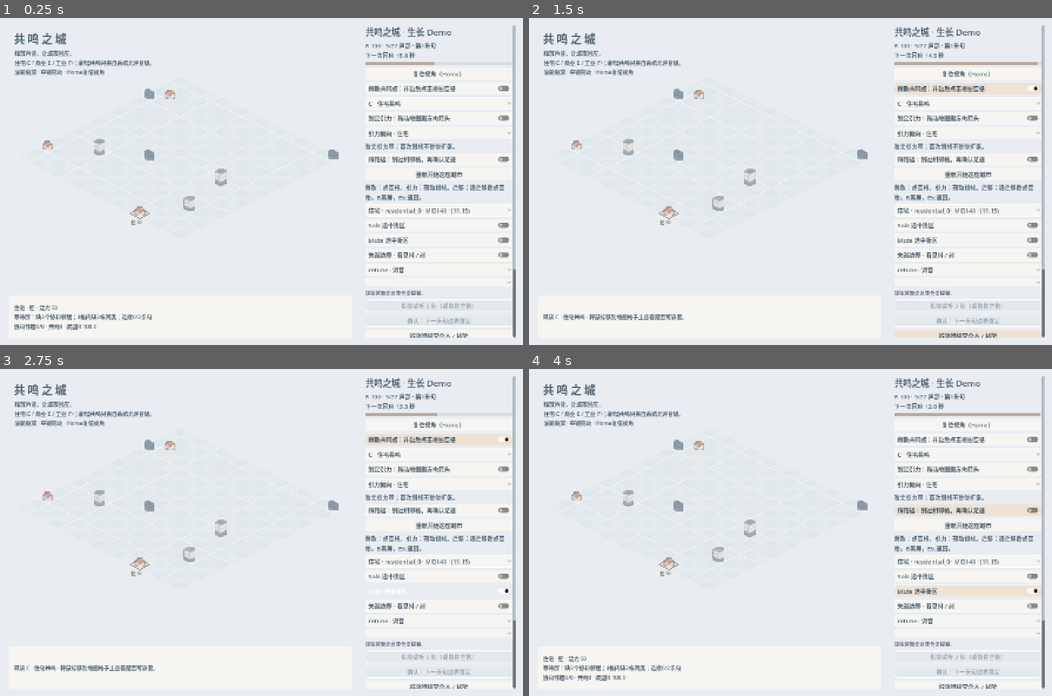
Above: before the commit, frames 1-4 (two rows, left to right).
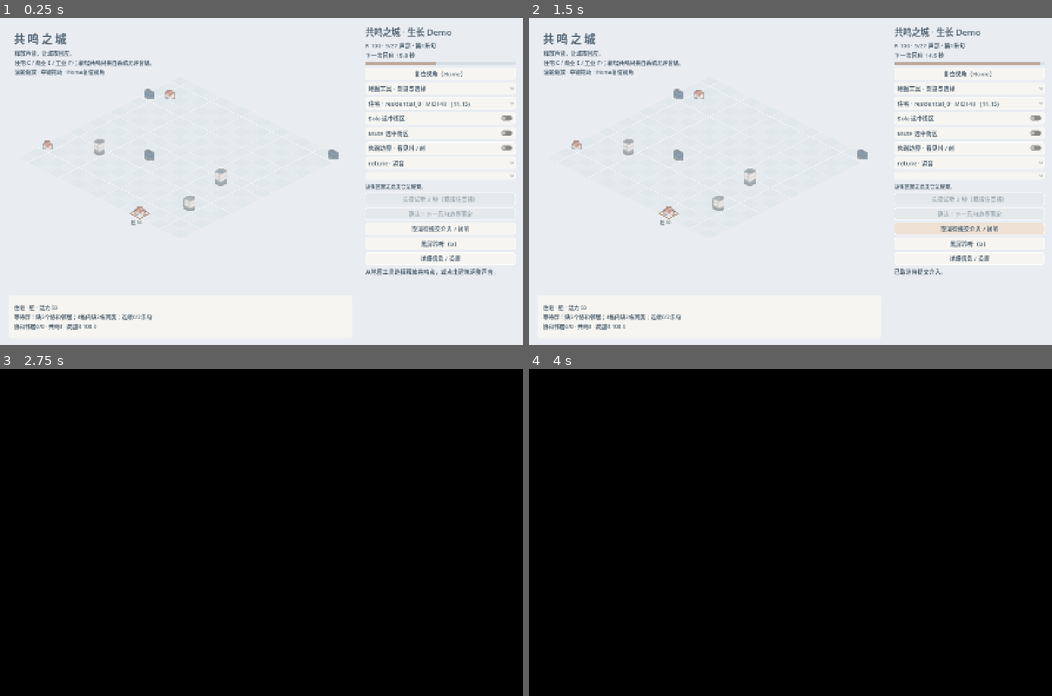
Above: after the commit, the same moments.

Repository: Lbwnb6969/resonance-city
Game: Godot game, scene res://scenes/p0_main.tscn
Two runs of this game, one before a commit and one after it. Both use one fixed random seed, a clock stepped at 60 frames per second and the inputs below.
Inputs (mouse positions are in pixels of both pictures, inside the frame that each line leads up to):
- Up to frame 1 (0.25 s): no input
- Up to frame 2 (1.5 s): click (968, 89) at 0.5 s, where only the run after the commit has a clickable "地图工具 · 浏览与选择"; click "取消待提交介入 / 试听" at 1.25 s
- Up to frame 3 (2.75 s): click (439, 594) at 2 s, where only the run after the commit has a clickable "黑屏聆听（B）"
- Up to frame 4 (4 s): click (968, 509) at 2.75 s, where only the run before the commit has a clickable "踩路径：划过相邻格，再确认足迹"; click (968, 509) at 3.5 s, where only the run before the commit has a clickable "踩路径：划过相邻格，再确认足迹"

The runs differ from the first frame. In frame 1, 4.8% of the frame differs, in the area x 69-99%, y 2-98%; in frame 2, 7.1%; in frame 3, 100%, in the area x 0-100%, y 0-100%; in frame 4, 100%.

Commit message:
UI-004: keep core actions visible in a contextual demo panel

Diff:
--- a/scripts/ui/p0_main.gd
+++ b/scripts/ui/p0_main.gd
@@ -50,6 +50,9 @@
 var draft_button: CheckButton
 var draft_bias: OptionButton
 var draft_state: Label
+var map_tool: OptionButton
+var tool_hint: Label
+var details_button: Button
 var diagnosis_button: CheckButton
 var reduced_motion_button: CheckButton
 var diagnosis_legend: Label
@@ -111,6 +114,7 @@
 		result.set_color("font_color",kind,Color("526473"))
 		result.set_color("font_hover_color",kind,Color("40586b"))
 		result.set_color("font_pressed_color",kind,Color("40586b"))
+		result.set_color("font_hover_pressed_color",kind,Color("40586b"))
 		result.set_color("font_disabled_color",kind,Color("9eabb4"))
 	for state in ["normal","hover","pressed","disabled"]:
 		var box := StyleBoxFlat.new()
@@ -159,6 +163,12 @@
 	beat_progress.custom_minimum_size.y = 8
 	controls.add_child(beat_progress)
 	_button("复位视角（Home）","ResetView").pressed.connect(func() -> void: city_view.reset_view())
+	map_tool = OptionButton.new()
+	map_tool.name = "MapTool"
+	for text in ["地图工具 · 浏览与选择","地图工具 · 释放共鸣点","地图工具 · 划定引力","地图工具 · 踩路径"]:
+		map_tool.add_item(text)
+	controls.add_child(map_tool)
+	map_tool.item_selected.connect(_set_map_tool)
 	release_button = CheckButton.new()
 	release_button.name = "ReleaseMode"
 	release_button.text = "释放共鸣点：开启后点击地图空格"
@@ -223,6 +233,8 @@
 		else:
 			city_view.tread_candidate.clear())
 	controls.add_child(tread_button)
+	tool_hint = _label("点击建筑，听它的声音或调整方案。","ToolHint")
+	tool_hint.add_theme_font_size_override("font_size",14)
 	_button("重新开始这座城市","Restart").pressed.connect(func() -> void: get_tree().reload_current_scene())
 	_label("释放：点空格。引力：拖动划线。迁移：选迁移后点空格。B黑屏，Esc返回。","Instructions")
 	district_select = OptionButton.new()
@@ -257,7 +269,7 @@
 	reduced_motion_button.visible = false
 	reduced_motion_button.toggled.connect(func(enabled: bool) -> void: city_view.reduced_motion = enabled)
 	controls.add_child(reduced_motion_button)
-	diagnosis_legend = _label("波纹＝抖 · 短齿＝刺\n选中建筑可看真实邻接。","DiagnosisLegend")
+	diagnosis_legend = _label("波纹＝抖 · 短齿＝刺 · 点选看邻接","DiagnosisLegend")
 	diagnosis_legend.add_theme_font_size_override("font_size",14)
 	diagnosis_legend.visible = false
 	diagnosis_button.toggled.connect(func(enabled: bool) -> void:
@@ -322,9 +334,45 @@
 		assist.visible = enabled
 		device.visible = enabled
 		listening.visible = enabled)
-	status = _label("开启释放模式，选择一个音级，然后点击地图空格。","Status")
+	status = _label("从地图工具选择释放共鸣点，或点击建筑调整声音。","Status")
 	condition_text = _label("点击建筑查看它等待的生长条件。","Conditions")
 	prediction = _label("选择方案并长按试听，查看同一副本的收益与代价。","Prediction")
+	details_button = _button("详细信息 / 设置","Details")
+	details_button.toggle_mode = true
+	controls.move_child(details_button,status.get_index())
+	for item in [controls.get_node("Restart"),controls.get_node("Instructions"),advanced,assist,device,listening,condition_text,prediction]:
+		controls.move_child(item,controls.get_child_count()-1)
+	for item in [controls.get_node("Restart"),controls.get_node("Instructions"),condition_text,prediction,advanced]:
+		item.visible = false
+	details_button.toggled.connect(func(enabled: bool) -> void:
+		for item in [controls.get_node("Restart"),controls.get_node("Instructions"),condition_text,prediction,advanced]:
+			item.visible = enabled
+		for item in [assist,device,listening]: item.visible = enabled and advanced.button_pressed)
+	for item in [release_button,draft_button,tread_button]:
+		item.visible = false
+		item.toggled.connect(func(_enabled: bool) -> void: _sync_map_tool())
+	_sync_map_tool()
+
+func _set_map_tool(index: int) -> void:
+	_cancel_audition()
+	release_button.button_pressed = index == 1
+	draft_button.button_pressed = index == 2
+	tread_button.button_pressed = index == 3
+	_sync_map_tool()
+	_update_map_notice()
+
+func _sync_map_tool() -> void:
+	var index := 1 if release_armed else (2 if city_view.draft_mode else (3 if city_view.tread_mode else 0))
+	map_tool.select(index)
+	release_pitch.visible = index == 1
+	draft_bias.visible = index == 2
+	draft_state.visible = index == 2
+	tool_hint.visible = index != 0
+	tool_hint.text = ["点击建筑，听它的声音或调整方案。","选择音级，再点击地图空格；下一乐句落定。","选择偏向，在地图按住左键划出方向。","划过相邻格，先看收益与代价，再确认足迹。"][index]
+	for item in [verb_select,target_select,preview_button]: item.visible = index == 0
+	forecast_summary.visible = index in [0,3]
+	confirm_button.visible = index in [0,3]
+
 
 func _build_city_view() -> void:
 	$Background.color = Color("e9edf2")
@@ -678,7 +726,8 @@
 	elif event.pressed and not black_screen and event.keycode == KEY_HOME:
 		city_view.reset_view()
 		get_viewport().set_input_as_handled()
-	elif not black_screen and event.keycode == KEY_SPACE:
+	elif not black_screen and event.keycode == KEY_SPACE and preview_button.is_visible_in_tree() and not preview_button.disabled:
+		if get_viewport().gui_get_focus_owner() is OptionButton: return
 		_preview_down() if event.pressed else _preview_up()
 		get_viewport().set_input_as_handled()
 
--- /dev/null
+++ b/tests/control_panel_contract.gd
@@ -0,0 +1,145 @@
+extends SceneTree
+var checks := 0
+var failed := false
+func _initialize() -> void: call_deferred("run_check")
+func check(ok: bool, message: String) -> void:
+	checks += 1
+	if not ok:
+		failed = true
+		push_error("CONTROL_PANEL_FAIL "+message)
+func frames() -> void:
+	await process_frame
+	await RenderingServer.frame_post_draw
+	await process_frame
+	await RenderingServer.frame_post_draw
+func mouse(at: Vector2, pressed: bool) -> void:
+	var event := InputEventMouseButton.new()
+	event.position = at
+	event.global_position = at
+	event.button_index = MOUSE_BUTTON_LEFT
+	event.pressed = pressed
+	Input.parse_input_event(event)
+func click(control: Control) -> void:
+	var at := control.get_global_rect().get_center()
+	var motion := InputEventMouseMotion.new()
+	motion.position = at
+	motion.global_position = at
+	Input.parse_input_event(motion)
+	await process_frame
+	mouse(at,true)
+	await process_frame
+	mouse(at,false)
+	await frames()
+func key(code: Key, target: Viewport = null) -> void:
+	for pressed in [true,false]:
+		var event := InputEventKey.new()
+		event.keycode = code
+		event.pressed = pressed
+		if target is Window: event.window_id = target.get_window_id()
+		Input.parse_input_event(event)
+		await process_frame
+func tool(main: Control,index: int) -> void:
+	await click(main.map_tool)
+	var previous: int = main.map_tool.get_popup().get_focused_item()
+	for step in range(absi(index-previous)):
+		await key(KEY_DOWN if index > previous else KEY_UP,main.map_tool.get_popup())
+	await key(KEY_ENTER,main.map_tool.get_popup())
+	await frames()
+	check(main.map_tool.selected == index,"real tool dropdown selection %d" % index)
+func reachable(main: Control,node: Control) -> bool:
+	return node.is_visible_in_tree() and main.panel.get_global_rect().encloses(node.get_global_rect())
+func capture(name: String) -> void:
+	await frames()
+	await RenderingServer.frame_post_draw
+	root.get_texture().get_image().save_png("res://验证记录/Demo/操作面板_"+name+".png")
+func drag(a: Vector2,b: Vector2) -> void:
+	mouse(a,true)
+	await process_frame
+	var move := InputEventMouseMotion.new()
+	move.position = b
+	move.button_mask = MOUSE_BUTTON_MASK_LEFT
+	Input.parse_input_event(move)
+	await process_frame
+	mouse(b,false)
+	await frames()
+func run_check() -> void:
+	check(DisplayServer.get_name() != "headless","requires actual Compatibility GPU")
+	var main: Control = load("res://scenes/p0_main.tscn").instantiate()
+	main.start_audio_on_ready = false
+	root.add_child(main)
+	await frames()
+	var original: Dictionary = main.model.session.snapshot()
+	check(reachable(main,main.preview_button) and reachable(main,main.confirm_button) and reachable(main,main.controls.get_node("Cancel")),"common actions are visible without scrolling")
+	check(not main.prediction.visible and not main.condition_text.visible,"long details folded initially")
+	await capture("默认")
+	await tool(main,1)
+	check(main.release_armed and not main.city_view.draft_mode and not main.city_view.tread_mode,"release exclusive")
+	check(main.release_pitch.is_visible_in_tree() and not main.preview_button.is_visible_in_tree(),"release has its own parameters, no hidden audition")
+	main.map_tool.grab_focus()
+	await key(KEY_SPACE)
+	if main.map_tool.get_popup().visible: await key(KEY_ESCAPE,main.map_tool.get_popup())
+	check(not main.want_preview and main.worker == null,"focused dropdown space does not start future PCM")
+	var chosen := Vector2i(-1,-1)
+	for cell in main.model.session._empty_cells():
+		var location := Vector2i(cell[0],cell[1])
+		var point: Vector2 = main.city_view.point(location)
+		if point.x > 100 and point.x < 880 and point.y > 250 and point.y < 660:
+			chosen = location
+			break
+	check(chosen.x >= 0,"visible empty plot fixture")
+	mouse(main.city_view.point(chosen),true)
+	await process_frame
+	mouse(main.city_view.point(chosen),false)
+	await frames()
+	check(main.model.session.pending.get("verb","") == "release","actual map click submits release")
+	var release_pending: Dictionary = main.model.session.pending.duplicate(true)
+	await capture("释放")
+	await tool(main,2)
+	check(main.city_view.draft_mode and not main.release_armed and not main.city_view.tread_mode and main.draft_bias.visible,"draft exclusive with visible bias")
+	check(main.model.session.pending == release_pending,"tool change preserves submitted release")
+	await drag(main.city_view.point(Vector2i(7,7)),main.city_view.point(Vector2i(8,7)))
+	check(main.model.session.pending.get("verb","") == "draft","actual draft drag replaces shared slot")
+	await click(main.controls.get_node("Cancel"))
+	check(main.model.session.pending.is_empty(),"visible cancellation clears shared slot")
+	await tool(main,3)
+	await drag(main.city_view.point(Vector2i(7,7)),main.city_view.point(Vector2i(8,7)))
+	check(main.city_view.tread_mode and not main.city_view.draft_mode and not main.release_armed,"tread exclusive")
+	check(reachable(main,main.confirm_button) and main.forecast_available and not main.preview_button.visible,"tread gain/cost confirmation remains reachable")
+	await click(main.confirm_button)
+	check(main.model.session.pending.get("verb","") == "tread","actual confirmation queues footstep")
+	var tread_pending: Dictionary = main.model.session.pending.duplicate(true)
+	await tool(main,0)
+	check(main.model.session.pending == tread_pending and not main.city_view.tread_mode and main.preview_button.visible,"browse restores proposal controls without discarding pending")
+	for district in main.model.session.city:
+		main._select_district(district["district_id"])
+		if main.target_select.item_count > 0: break
+	check(main.forecast_available and "活力" in main.forecast_summary.text,"visible forecast with real gain and cost")
+	main.target_select.grab_focus()
+	await key(KEY_SPACE)
+	if main.target_select.get_popup().visible: await key(KEY_ESCAPE,main.target_select.get_popup())
+	check(not main.want_preview and main.worker == null,"focused proposal dropdown space does not start available audition")
+	await click(main.diagnosis_button)
+	check(main.city_view.diagnosis_enabled and main.reduced_motion_button.visible,"diagnosis reachable by actual click")
+	check(reachable(main,main.preview_button) and reachable(main,main.confirm_button) and reachable(main,main.controls.get_node("Cancel")),"diagnosis expanded keeps proposal actions on screen")
+	await capture("诊断")
+	var before_details: Dictionary = main.model.session.snapshot()
+	await click(main.details_button)
+	check(main.prediction.is_visible_in_tree() and main.condition_text.is_visible_in_tree() and main.controls.get_node("Restart").visible,"details reveal full information and restart")
+	var scroll: ScrollContainer = main.controls.get_parent()
+	scroll.scroll_vertical = int(scroll.get_v_scroll_bar().max_value)
+	await capture("明细展开")
+	check(scroll.scroll_vertical > 0 and main.panel.get_global_rect().intersects(main.prediction.get_global_rect()) and not main.prediction.text.is_empty(),"full forecast details reachable by scrolling")
+	scroll.scroll_vertical = 0
+	await frames()
+	await click(main.details_button)
+	check(not main.prediction.visible and main.model.session.snapshot() == before_details,"folding does not change city/RNG/pending")
+	await click(main.controls.get_node("Black"))
+	check(main.black_screen and not main.panel.visible and not main.city_view.visible,"black hides compact controls")
+	await key(KEY_ESCAPE)
+	check(not main.black_screen and main.map_tool.selected == 0 and main.city_view.diagnosis_enabled and not main.details_button.button_pressed,"return keeps tool and fold states")
+	await click(main.controls.get_node("Cancel"))
+	check(main.model.session.pending.is_empty() and main.model.session.city == original["city"],"only intended pending changes, no premature settlement")
+	print("CONTROL_PANEL %s checks=%d real_dropdown/map/drag/confirm/cancel/details/scroll/black/reachability" % ["FAIL" if failed else "PASS",checks])
+	main.queue_free()
+	await frames()
+	quit(1 if failed else 0)
--- a/数据/spec_values.json
+++ b/数据/spec_values.json
@@ -449,6 +449,6 @@
     "spec.city.md": "9a1758bbe75438ce19dbe3767d9c89b622425682c3cf1be4f1197d481632de9e",
     "spec.harmony.md": "271229aac6b30d27bd6588c0f44564dd2dc3aae8328ab4ab1b0d67230435dff2",
     "spec.proposal.md": "0c5b5b93e7c99c82d6e1384f0aa552b3d61db938f3b786bbc8d44e2e624bb74a",
-    "spec.ui.md": "9993304afb2fa3397d43f37f5ef1f48843d88a565d9c12254c239b2c696277f3"
+    "spec.ui.md": "92aea4a06eba22c371f6256d4051e23e340c7590201ece04b646a1b6fc86f356"
   }
 }
Not shown, added: tests/control_panel_contract.gd.uid
Binary file added: 验证记录/Demo/废弃/2026-10-09_操作面板原生弹窗输入/Viewport输入尝试/操作面板_诊断.png
Binary file added: 验证记录/Demo/废弃/2026-10-09_操作面板原生弹窗输入/Viewport输入尝试/操作面板_释放.png
Binary file added: 验证记录/Demo/废弃/2026-10-09_操作面板原生弹窗输入/Viewport输入尝试/操作面板_默认.png
Binary file added: 验证记录/Demo/废弃/2026-10-09_操作面板原生弹窗输入/操作面板_诊断.png
Binary file added: 验证记录/Demo/废弃/2026-10-09_操作面板原生弹窗输入/操作面板_释放.png
Binary file added: 验证记录/Demo/废弃/2026-10-09_操作面板原生弹窗输入/操作面板_默认.png
Binary file added: 验证记录/Demo/废弃/2026-10-09_操作面板原生弹窗输入/窗口ID与初始高亮定位/操作面板_诊断.png
Binary file added: 验证记录/Demo/废弃/2026-10-09_操作面板原生弹窗输入/窗口ID与初始高亮定位/操作面板_释放.png
Binary file added: 验证记录/Demo/废弃/2026-10-09_操作面板原生弹窗输入/窗口ID与初始高亮定位/操作面板_默认.png
Binary file added: 验证记录/Demo/废弃/2026-10-09_操作面板展开布局时序/操作面板_诊断.png
Binary file added: 验证记录/Demo/废弃/2026-10-09_操作面板展开布局时序/操作面板_释放.png
(and 30 more such lines)
